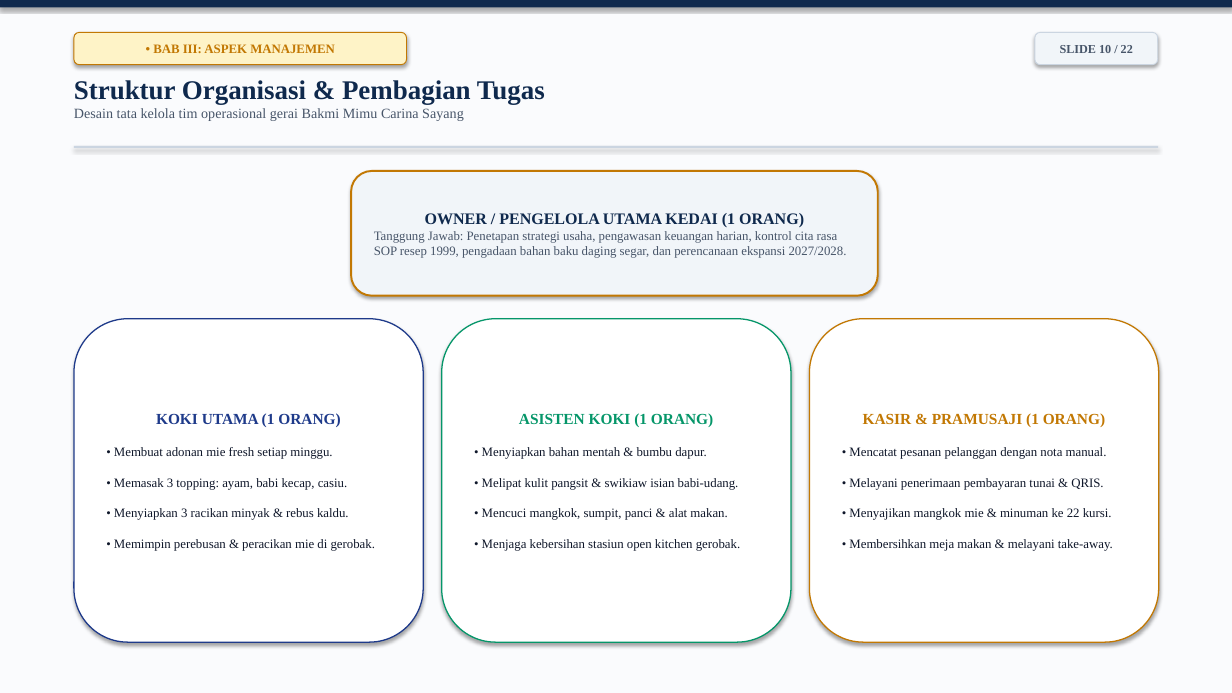
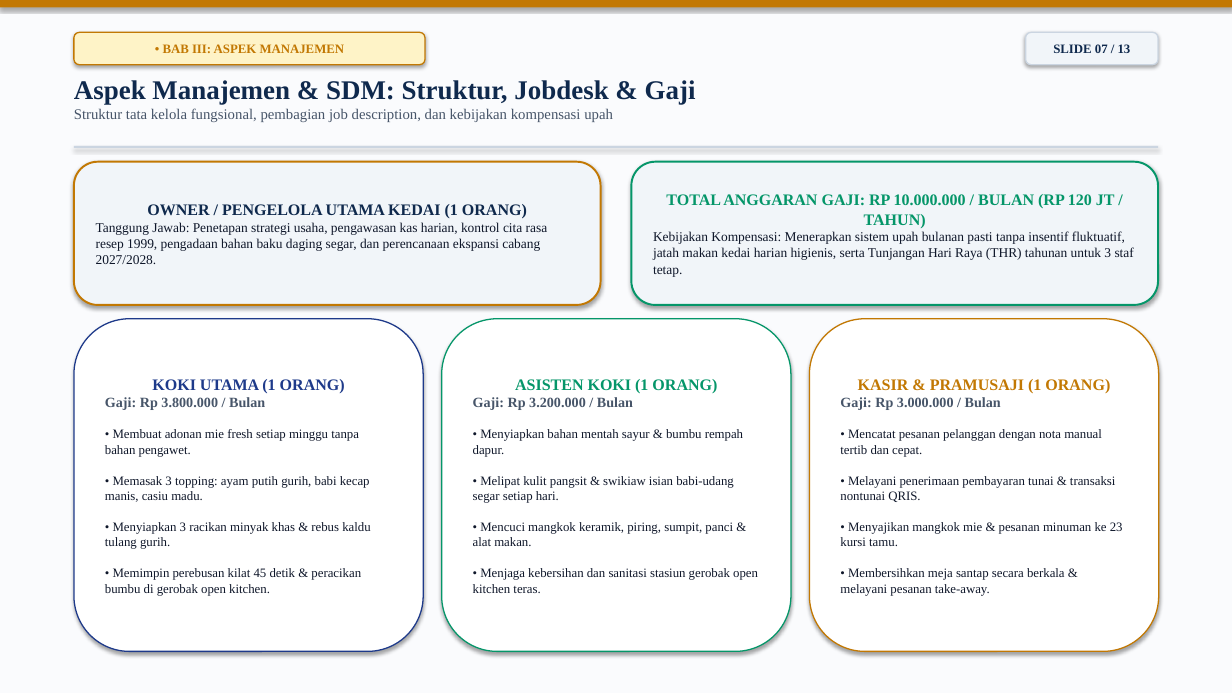
Before and after one commit to arthurfreelanceinquiries-alt/SKB-Bakmi-Mimu, a slide deck: slide 7 of naskah utama/Presentasi_SKB_Bakmi_Mimu_Carina_Sayang.pptx (slide 10 before the commit). Drawn at 1232x693 pixels with LibreOffice and Linux fonts; fonts in the diff are those of the drawing. Boxes give left, top, right and bottom in pixels: in the first picture for what was removed or moved away, otherwise in the second. Text is boxed around its words. In the diff, an @@ line names an element or a change of style, - is before the commit and + after.

```diff
--- a/naskah utama/Presentasi_SKB_Bakmi_Mimu_Carina_Sayang.pptx
+++ b/naskah utama/Presentasi_SKB_Bakmi_Mimu_Carina_Sayang.pptx
@@ rectangle at (0,0,1232,7): fill #0F294D to #C27803 @@
@@ rounded rectangle "• BAB III: ASPEK MANAJEMEN": place and size @@
-rounded rectangle "• BAB III: ASPEK MANAJEMEN" at (74,32,407,65)
+rounded rectangle "• BAB III: ASPEK MANAJEMEN" at (74,32,425,65)
@@ rounded rectangle "• BAB III: ASPEK MANAJEMEN" at (74,32,425,65): outline #C27803 0.75 pt to #C27803 1 pt @@
@@ rounded rectangle "SLIDE 07 / 13": place and size @@
-rounded rectangle "SLIDE 07 / 13" at (1035,32,1158,65)
+rounded rectangle "SLIDE 07 / 13" at (1026,32,1158,65)
@@ rounded rectangle "SLIDE 07 / 13" at (1026,32,1158,65): outline #CBD5E1 0.75 pt to #CBD5E1 1 pt @@
@@ text in rounded rectangle at (1053,44,1131,53): text changed; size 9.5 to 10 pt; text colour #475569 to #0F294D @@
-SLIDE 10 / 22
+SLIDE 07 / 13
@@ text at (74,80,696,122): text changed; size 11 to 11.5 pt @@
-Struktur Organisasi & Pembagian Tugas
-Desain tata kelola tim operasional gerai Bakmi Mimu Carina Sayang
+Aspek Manajemen & SDM: Struktur, Jobdesk & Gaji
+Struktur tata kelola fungsional, pembagian job description, dan kebijakan kompensasi upah
@@ rounded rectangle "OWNER / PENGELOLA UTAMA KEDAI ...": place and size @@
-rounded rectangle "OWNER / PENGELOLA UTAMA KEDAI ..." at (351,171,878,296)
+rounded rectangle "OWNER / PENGELOLA UTAMA KEDAI ..." at (74,162,601,305)
@@ rounded rectangle added at (631,162,1158,305), fill #F1F5F9, outline #059669 1.5 pt, 10.5 pt, text #0F172A @@
+TOTAL ANGGARAN GAJI: RP 10.000.000 / BULAN (RP 120 JT / TAHUN)
+Kebijakan Kompensasi: Menerapkan sistem upah bulanan pasti tanpa insentif fluktuatif, jatah makan kedai harian higienis, serta Tunjangan Hari Raya (THR) tahunan untuk 3 staf tetap.
@@ text in rounded rectangle at (96,222,548,264): text changed; size 10 to 10.5 pt; text colour #475569 to #0F172A @@
-Tanggung Jawab: Penetapan strategi usaha, pengawasan keuangan harian, kontrol cita rasa SOP resep 1999, pengadaan bahan baku daging segar, dan perencanaan ekspansi 2027/2028.
+Tanggung Jawab: Penetapan strategi usaha, pengawasan kas harian, kontrol cita rasa resep 1999, pengadaan bahan baku daging segar, dan perencanaan ekspansi cabang 2027/2028.
@@ rounded rectangle "KOKI UTAMA (1 ORANG)": place and size @@
-rounded rectangle "KOKI UTAMA (1 ORANG)" at (74,319,423,642)
+rounded rectangle "KOKI UTAMA (1 ORANG)" at (74,319,423,652)
@@ rounded rectangle "ASISTEN KOKI (1 ORANG)": place and size @@
-rounded rectangle "ASISTEN KOKI (1 ORANG)" at (442,319,791,642)
+rounded rectangle "ASISTEN KOKI (1 ORANG)" at (442,319,791,652)
@@ rounded rectangle "KASIR & PRAMUSAJI (1 ORANG)": place and size @@
-rounded rectangle "KASIR & PRAMUSAJI (1 ORANG)" at (810,319,1159,642)
+rounded rectangle "KASIR & PRAMUSAJI (1 ORANG)" at (810,319,1159,652)
@@ text in rounded rectangle at (152,379,345,393): size 12 to 12.5 pt in "KOKI UTAMA (1 ORANG)" @@
@@ text in rounded rectangle at (515,379,717,393): size 12 to 12.5 pt in "ASISTEN KOKI (1 ORANG)" @@
@@ text in rounded rectangle at (858,379,1110,393): size 12 to 12.5 pt in "KASIR & PRAMUSAJI (1 ORANG)" @@
@@ text in rounded rectangle at (105,397,370,596): text changed @@
-• Membuat adonan mie fresh setiap minggu.
-• Memasak 3 topping: ayam, babi kecap, casiu.
-• Menyiapkan 3 racikan minyak & rebus kaldu.
-• Memimpin perebusan & peracikan mie di gerobak.
+Gaji: Rp 3.800.000 / Bulan
+• Membuat adonan mie fresh setiap minggu tanpa bahan pengawet.
+• Memasak 3 topping: ayam putih gurih, babi kecap manis, casiu madu.
+• Menyiapkan 3 racikan minyak khas & rebus kaldu tulang gurih.
+• Memimpin perebusan kilat 45 detik & peracikan bumbu di gerobak open kitchen.
@@ text in rounded rectangle at (473,397,758,593): text changed @@
-• Menyiapkan bahan mentah & bumbu dapur.
-• Melipat kulit pangsit & swikiaw isian babi-udang.
-• Mencuci mangkok, sumpit, panci & alat makan.
-• Menjaga kebersihan stasiun open kitchen gerobak.
+Gaji: Rp 3.200.000 / Bulan
+• Menyiapkan bahan mentah sayur & bumbu rempah dapur.
+• Melipat kulit pangsit & swikiaw isian babi-udang segar setiap hari.
+• Mencuci mangkok keramik, piring, sumpit, panci & alat makan.
+• Menjaga kebersihan dan sanitasi stasiun gerobak open kitchen teras.
@@ text in rounded rectangle at (840,397,1123,596): text changed @@
-• Mencatat pesanan pelanggan dengan nota manual.
-• Melayani penerimaan pembayaran tunai & QRIS.
-• Menyajikan mangkok mie & minuman ke 22 kursi.
-• Membersihkan meja makan & melayani take-away.
+Gaji: Rp 3.000.000 / Bulan
+• Mencatat pesanan pelanggan dengan nota manual tertib dan cepat.
+• Melayani penerimaan pembayaran tunai & transaksi nontunai QRIS.
+• Menyajikan mangkok mie & pesanan minuman ke 23 kursi tamu.
+• Membersihkan meja santap secara berkala & melayani pesanan take-away.
```
Also in this commit, not shown: 11 other slides changed, 1 slide added, 10 slides removed, 3 other files.
